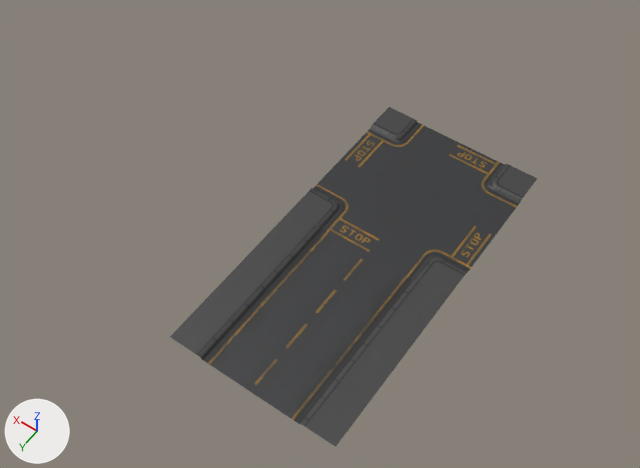
Two versions of the glTF model MagnetMechs/Environment/RoadParts.glb, one commit apart.
Rendered twice from a 50 mm camera at (-14.5, 19.5, 37.9) aimed at (3.6, -5.9, -1.9). The lights are fixed; the arrows at lower left show +X, +Y and +Z. Objects named as collision shapes, trigger or cutter boxes, shadow casters or lower levels of detail are left out.

Objects in the first picture: 'road_intersection', 'road_straight'.
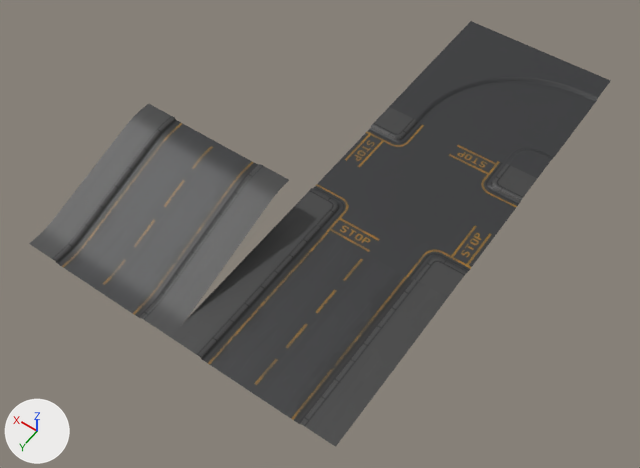
Boxes [x1, y1, x2, y2] around the edits, measured in the pictures (640 x 468 px):
'road_hill', added: after [29, 104, 289, 337]
'road_curve_90', added (black): after [389, 21, 610, 178]

What the commit changed:
Mesh me_plane_006 is new.
It has 120 vertices, 212 faces and spans x -5.0..5.0, y -5.0..5.0, z 0.0..0.14.
It uses material mat_road_straight (picture img_road).
Mesh me_plane_002 is new.
It has 99 vertices, 160 faces and spans x -5.0..5.0, y -5.0..5.0, z 0.0..2.64.
It uses material mat_road_straight (picture img_road).
Object 'road_curve_90' (ob_road_curve_90) is new; it shows me_plane_006.
Its location is (0.0, -20.0, 0.0).
Object 'road_hill' (ob_road_hill) is new; it shows me_plane_002.
Its location is (10.0, 0.0, 0.0).
